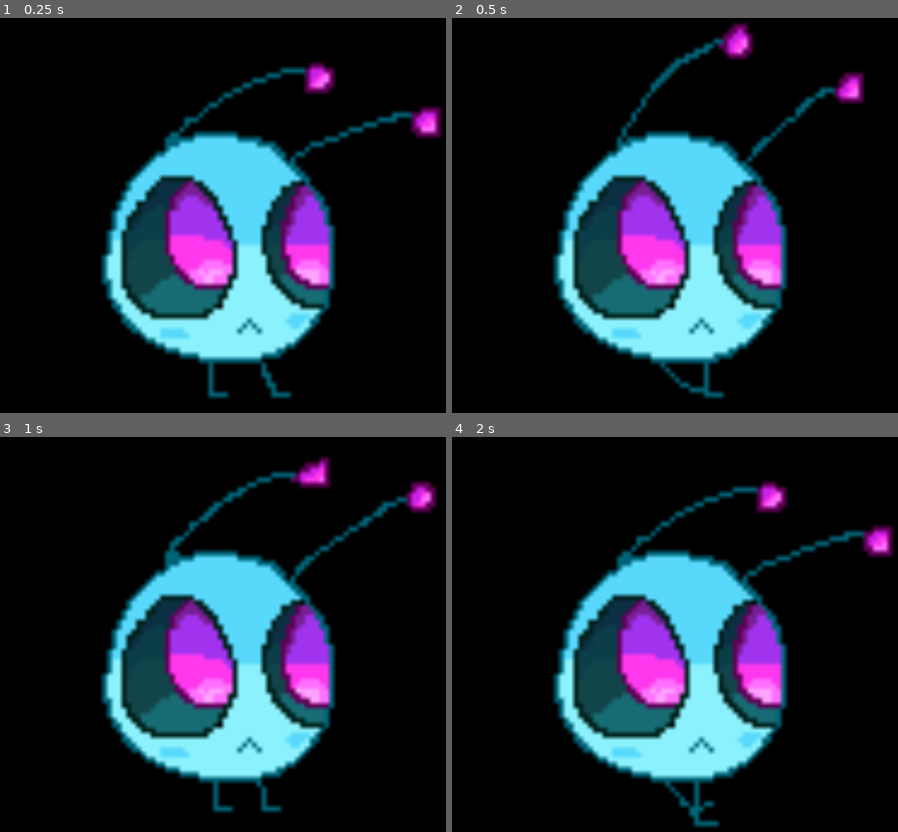
Above: before the commit, frames 1-4 (two rows, left to right).
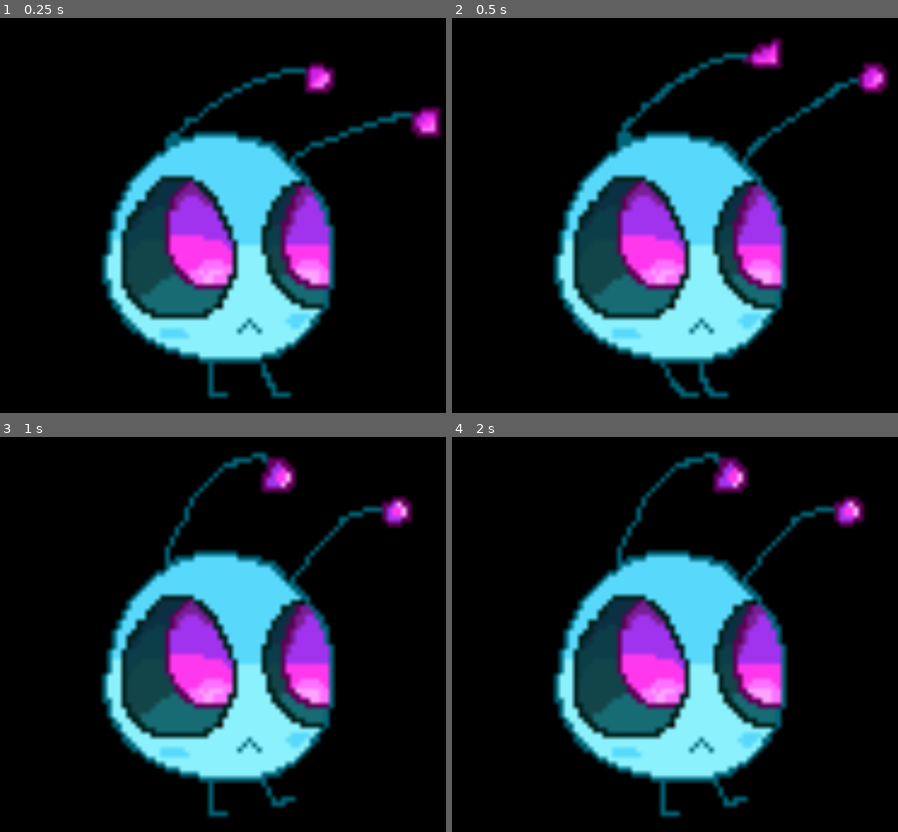
Above: after the commit, the same moments.

Repository: Web-ghost39/Bloopy-desktop-friend
Game: Godot game, scene res://Petscene.tscn
Same seed, same stepped clock (60 frames per second), same inputs: the game is played once before the commit and once after it.
Inputs (mouse positions are in pixels of both pictures, inside the frame that each line leads up to):
- Up to frame 1 (0.25 s): no input
- Up to frame 2 (0.5 s): no input
- Up to frame 3 (1 s): tap Enter at 0.5 s; move the mouse to (330, 622) at 0.52 s; hold Right from 0.53 s (still down); tap Alt at 0.6 s; click (330, 622) at 0.67 s
- Up to frame 4 (2 s): release Right at 1.25 s; drag from (576, 674) to (715, 646) at 1.27 s

Frame 1 is identical in both runs. In frame 2, 4.2% of the frame differs, in the area x 36-98%, y 1-97%; in frame 3, 4.6%; in frame 4, 5.3%, in the area x 36-100%, y 3-99%.

Commit message:
Added dragging

Diff:
--- a/Petscene.tscn
+++ b/Petscene.tscn
@@ -69,7 +69,7 @@
 }],
 "loop": 1,
 "name": &"Walk",
-"speed": 5.0
+"speed": 6.0
 }]
 
 [sub_resource type="RectangleShape2D" id="RectangleShape2D_yy6hl"]
@@ -83,8 +83,6 @@
 scale = Vector2(1.9599998, 1.9925)
 sprite_frames = SubResource("SpriteFrames_eksuf")
 animation = &"Walk"
-autoplay = "Walk"
-frame_progress = 0.4336788
 
 [node name="Area2D" type="Area2D" parent="." unique_id=489559003]
 
--- a/petscene.gd
+++ b/petscene.gd
@@ -4,13 +4,63 @@
 var direction = Vector2(1,0)
 var screen_size= Vector2()
 var window_size= Vector2(200,200)
+var idle_timer = 0.0
+var is_idling = false
+var is_dragging = false
+var drag_offset = Vector2()
+
+@onready var animated_sprite = $AnimatedSprite2D
+@onready var area = $Area2D
+
+func maybe_idle():
+	if randf() < 0.3:
+		is_idling = true
+		idle_timer = randf_range(1.0,3.0)
+		var r = randi() % 3
+		if r==0:
+			animated_sprite.play("Idle")
+			speed = 0
 
 
+func _on_area_input(_viewport, event, _shape_idx):
+	if event is  InputEventMouseButton and event.button_index == MOUSE_BUTTON_LEFT:
+		if event.pressed:
+			is_dragging = true
+			var mouse_pos = Vector2(DisplayServer.mouse_get_position())
+			var win_pos = Vector2(DisplayServer.window_get_position())
+			drag_offset = mouse_pos - win_pos
+		else:
+			is_dragging = false
 
-
+func _ready():
+	screen_size = Vector2(DisplayServer.screen_get_size())
+	animated_sprite.play("Walk")
+	area.input_event.connect(_on_area_input)
 
 func _physics_process(delta:float) -> void:
+	if is_dragging:
+		var mouse_pos= Vector2(DisplayServer.mouse_get_position())
+		var new_win_pos= mouse_pos - drag_offset
+		DisplayServer.window_set_position(Vector2i(new_win_pos))
+		return
+
+	if is_idling:
+		idle_timer -= delta
+		if idle_timer <= 0:
+			is_idling = false
+			speed = 300
+			animated_sprite.play("Walk")
+		return
 	var window_position= Vector2(DisplayServer.window_get_position())
 	window_position += direction * speed * delta
 	print(window_position)
+	window_position.x = clamp(window_position.x,0, screen_size.x - window_size.x)
+	window_position.y = clamp(window_position.y,0, screen_size.y - window_size.y)
 	DisplayServer.window_set_position(Vector2i(window_position))
+	if window_position.x <= 0 or window_position.x >= screen_size.x - window_size.x:
+		direction.x *= -1
+		animated_sprite.flip_h = !animated_sprite.flip_h
+		maybe_idle()
+	if window_position.y <= 0 or window_position.y >= screen_size.y - window_size.y:
+		direction.y *= -1
+		maybe_idle()
